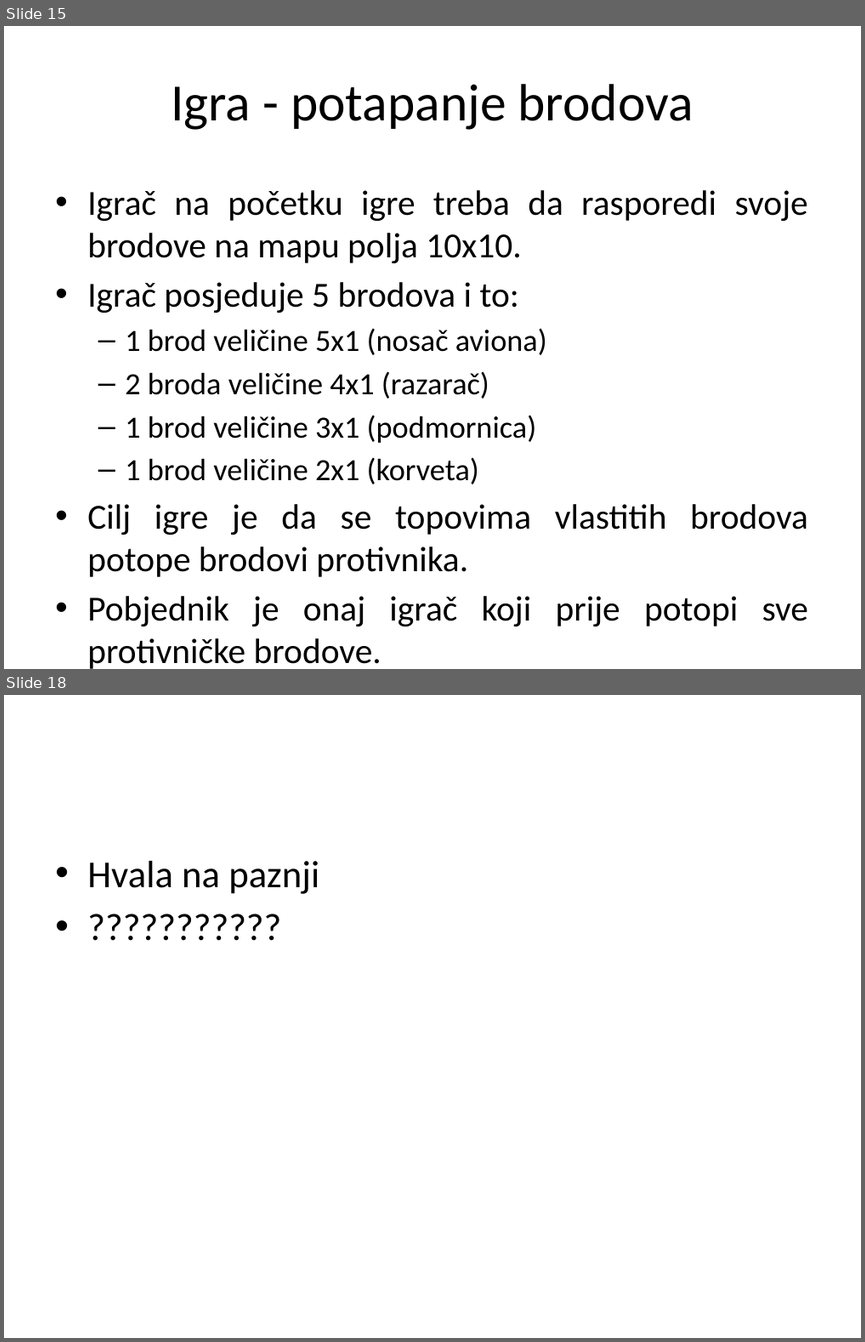
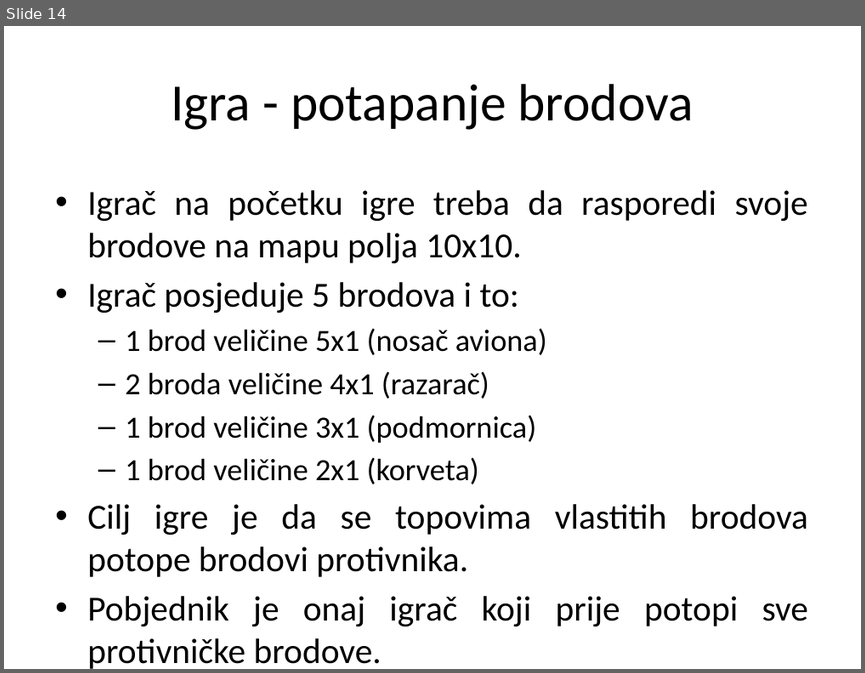
Before and after one commit to ooad-2014-2015/HeritageDev, a slide deck: Prezentacija.pptx. Shown one above the other, each under a label of ours: slides 15 and 18 before the commit, slide 14 after it; the slides between them are not shown. The pictures are 865x1342 and 865x673 pixels, drawn with LibreOffice and Linux fonts; fonts in the diff are those of the drawing; background and template pictures are left out. Boxes give left, top, right and bottom in pixels: in the first picture for what was removed or moved away, otherwise in the second. Text is boxed around its words. In the diff, an @@ line names an element or a change of style, - is before the commit and + after.

```diff
--- a/Prezentacija.pptx
+++ b/Prezentacija.pptx
@@ slide 18 removed at bbox=[4, 695, 861, 1338], background picture (left out) @@
@@ text removed at bbox=[87, 861, 319, 894] @@
-• Hvala na paznji
-• ???????????
@@ what was slide 15 is now slide 14 @@
```
Also in this commit, not shown: 9 slides changed, 3 slides added, 3 other slides removed, 2 other files.
